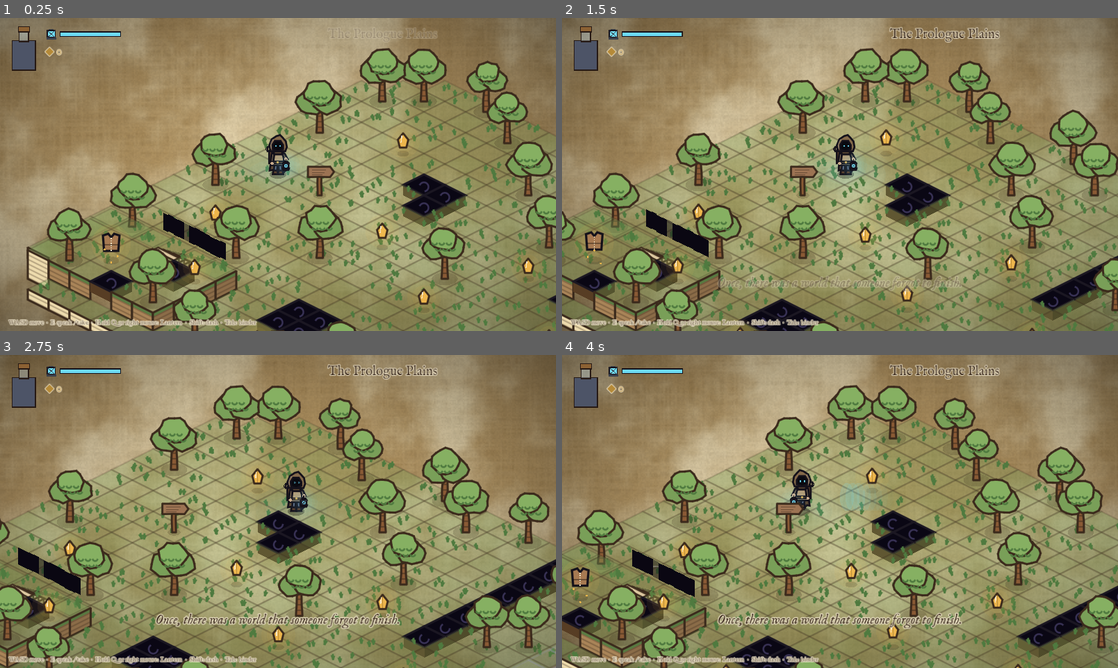
Above: before the commit, frames 1-4 (two rows, left to right).
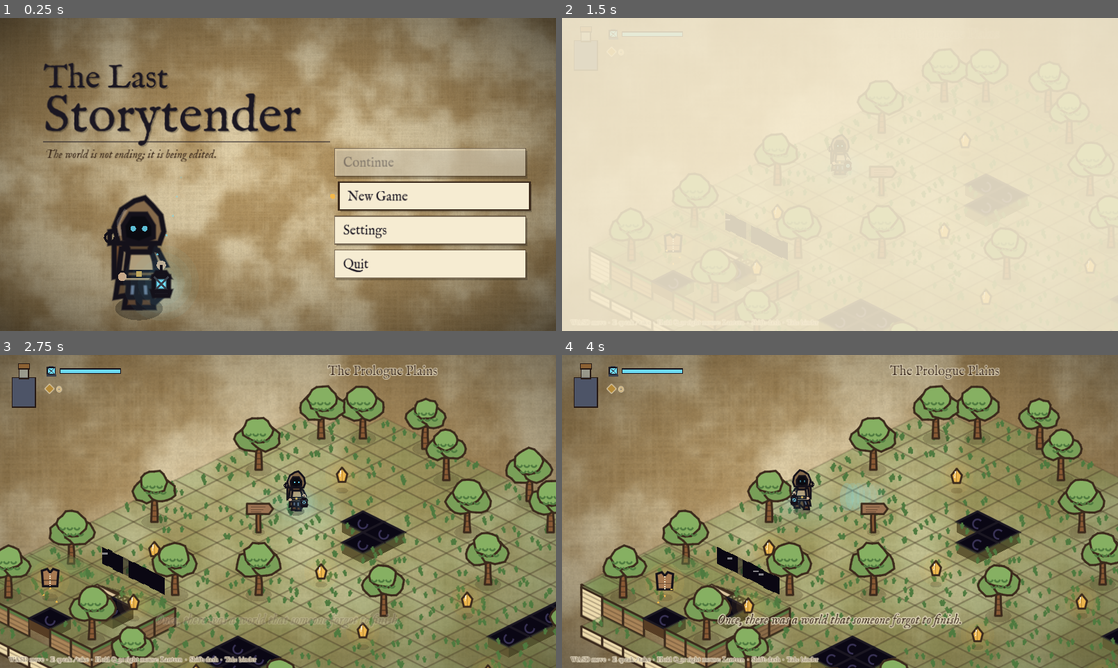
Above: after the commit, the same moments.

Repository: calebwilsonit-tech/The_Last_Storytender
Game: Godot game, scene res://scenes/title.tscn
Two runs of this game, one before a commit and one after it. Both use one fixed random seed, a clock stepped at 60 frames per second and the inputs below. Before the commit the project starts from res://scenes/main.tscn.
Inputs (mouse positions are in pixels of both pictures, inside the frame that each line leads up to):
- Up to frame 1 (0.25 s): no input
- Up to frame 2 (1.5 s): tap Enter (ui_accept) at 0.5, 0.77, 1.07 s; move the mouse to (962, 158) at 0.52 s; hold D (move_right) 0.53-1.25 s; hold E (interact) 0.53-1.25 s; click (962, 158) at 0.67 s; tap Q (lantern) at 0.8 s; drag from (728, 190) to (812, 237) at 1.27 s
- Up to frame 3 (2.75 s): move the mouse to (333, 442) at 2.02 s; hold D (move_right) from 2.03 s (still down); hold Enter (ui_accept) from 2.03 s (still down); click (333, 442) at 2.17 s; tap E (interact) at 2.3 s
- Up to frame 4 (4 s): release D (move_right) at 2.75 s; release Enter (ui_accept) at 2.75 s; drag from (812, 574) to (673, 464) at 2.77 s; move the mouse to (1006, 558) at 3.52 s; hold A (move_left) from 3.53 s (still down); hold Enter (ui_accept) from 3.53 s (still down); tap Shift (dash) at 3.6 s; click (1006, 558) at 3.67 s

The runs differ from the first frame. In frame 1, 66% of the frame differs, in the area x 0-100%, y 0-100%; in frame 2, 100%; in frame 3, 57%; in frame 4, 53%.

Commit message:
Title screen, pause menu, settings; difficulty chosen at New Game; WASD navigation in all menus
Co-Authored-By: Claude Sonnet 5.5 <noreply@anthropic.com>
Claude-Session: https://claude.ai/code/session_016gJ6h7fwHSB3wbPLZqVGQo

Diff:
--- a/project.godot
+++ b/project.godot
@@ -8,7 +8,7 @@
 
 config/name="The Last Storytender"
 config/description="A sentient doodle in the margins of an abandoned manuscript. The world is not ending; it is being edited."
-run/main_scene="res://scenes/main.tscn"
+run/main_scene="res://scenes/title.tscn"
 config/features=PackedStringArray("4.3", "GL Compatibility")
 
 [autoload]
@@ -17,6 +17,7 @@
 GameState="*res://scripts/game_state.gd"
 Transition="*res://scripts/transition.gd"
 Telemetry="*res://scripts/telemetry.gd"
+Settings="*res://scripts/settings.gd"
 
 [display]
 
--- /dev/null
+++ b/scenes/title.tscn
@@ -0,0 +1,6 @@
+[gd_scene load_steps=2 format=3]
+
+[ext_resource type="Script" path="res://scripts/title.gd" id="1"]
+
+[node name="Title" type="Node2D"]
+script = ExtResource("1")
--- a/scripts/dialogue_box.gd
+++ b/scripts/dialogue_box.gd
@@ -130,7 +130,7 @@
 		if i % 2 == 0 and plain[i - 1] != " ":
 			_audio.pitch_scale = randf_range(0.9, 1.15)
 			_audio.play()
-		await get_tree().create_timer(1.0 / CPS).timeout
+		await get_tree().create_timer(1.0 / Settings.dialogue_cps()).timeout
 	_text.visible_characters = -1
 	_typing = false
 	_waiting = true
--- a/scripts/game_state.gd
+++ b/scripts/game_state.gd
@@ -99,11 +99,12 @@
 func fall_damage() -> float:
 	return 8.0 if is_story() else 15.0
 
-func toggle_difficulty() -> void:
-	difficulty = "normal" if is_story() else "story"
-	inventory_changed.emit()
-	save_game()
-	Telemetry.log_event("difficulty", {"to": difficulty})
+## Begin a fresh save with the chosen difficulty (fixed for that save).
+func new_game(diff: String) -> void:
+	reset_all()
+	difficulty = diff
+	save_game()
+	Telemetry.log_event("new_game", {"difficulty": diff})
 
 # --- Items ---------------------------------------------------------------------------------
 func count(id: String) -> int:
--- a/scripts/inventory_screen.gd
+++ b/scripts/inventory_screen.gd
@@ -19,7 +19,6 @@
 var _hover := -1
 var _buttons: Array[Dictionary] = []   # {rect, label, act}
 var _slot_rects := {}                   # "binding"/"amulet" -> Rect2
-var _diff_rect := Rect2()
 var _font: Font
 var _ital: Font
 
@@ -92,21 +91,13 @@
 		get_viewport().set_input_as_handled()
 		close()
 		return
-	if event.is_action_pressed("ui_right"):
-		_move(1, 0)
-	elif event.is_action_pressed("ui_left"):
-		_move(-1, 0)
-	elif event.is_action_pressed("ui_down"):
-		_move(0, 1)
-	elif event.is_action_pressed("ui_up"):
-		_move(0, -1)
-	elif event.is_action_pressed("ui_accept") or event.is_action_pressed("interact"):
+	var d := MenuInput.nav(event)
+	if d != Vector2i.ZERO:
+		_move(d.x, d.y)
+	elif MenuInput.accept(event):
 		_primary()
 	elif event is InputEventKey and event.pressed and event.keycode == KEY_Q:
 		_set_quick()
-	elif event is InputEventKey and event.pressed and event.keycode == KEY_D:
-		GameState.toggle_difficulty()
-		_view.queue_redraw()
 	else:
 		return
 	get_viewport().set_input_as_handled()
@@ -154,10 +145,6 @@
 			if i == _sel:
 				_primary()
 			_sel = i
-			_view.queue_redraw()
-			return
-		if _diff_rect.has_point(event.position):
-			GameState.toggle_difficulty()
 			_view.queue_redraw()
 			return
 		for b in _buttons:
@@ -226,7 +213,7 @@
 		v.draw_arc(Vector2(640, ry), 15.0, 0.0, TAU, 18, Color("9aa0ad"), 5.0, true)
 	_paint_left()
 	_paint_right()
-	_txt("Tab / Esc close   ·   arrows or mouse   ·   Enter use / equip   ·   Q set quick-use (F)", Vector2(90, 678), 16, Color("d8c8a8"))
+	_txt("Tab / Esc close   ·   WASD, arrows or mouse   ·   Enter use / equip   ·   Q set quick-use (F)", Vector2(90, 678), 16, Color("d8c8a8"))
 
 func _paint_left() -> void:
 	var ink := Palette.INK
@@ -261,12 +248,8 @@
 	]
 	for i in lines.size():
 		_txt(lines[i], Vector2(108, 546 + i * 24), 18, Color(ink, 0.9))
-	# Difficulty: Story is gentle (no death penalty); Normal asks you to take care.
-	_diff_rect = Rect2(372, 548, 220, 32)
-	_view.draw_rect(_diff_rect, Palette.INK_BROWN)
-	_view.draw_rect(_diff_rect, Palette.INK, false, 2.0)
-	_txt("Difficulty: %s" % ("Story" if GameState.is_story() else "Normal"), Vector2(384, 570), 19, Palette.PAPER_LIGHT)
-	_wrap("Story: gentler, no penalty for crumpling." if GameState.is_story() else "Normal: crumpling costs Mnemosynth and restarts the room.  (D)", Vector2(372, 598), 220.0, 13, Color(Palette.INK, 0.65), true)
+	# Difficulty is chosen at New Game and fixed for the save; shown here for reference.
+	_txt("Difficulty:  %s" % ("Story" if GameState.is_story() else "Normal"), Vector2(372, 570), 18, Color(Palette.INK, 0.7))
 	_txt("Layer 0 · The Sketch      Layer 2 · Bindings      Layer 4 · Tools", Vector2(108, 648), 14, Color(ink, 0.45), true)
 
 func _pct(x: float) -> String:
--- a/scripts/level_base.gd
+++ b/scripts/level_base.gd
@@ -19,6 +19,7 @@
 var _hud: Hud
 var _dialogue: DialogueBox
 var _inventory: InventoryScreen
+var _pause: PauseMenu
 
 var _start := Vector2.ZERO
 var _map_start := Vector2.ZERO     # the map's own start cell, ignoring return-spawn overrides
@@ -237,6 +238,8 @@
 	add_child(_dialogue)
 	_inventory = InventoryScreen.new()
 	add_child(_inventory)
+	_pause = PauseMenu.new()
+	add_child(_pause)
 	_inventory.use_requested.connect(use_item)
 	GameState.inventory_changed.connect(_on_inventory_changed)
 	_on_inventory_changed()
@@ -266,6 +269,8 @@
 	_camera.offset = off
 
 func camera_shake(duration: float = 0.4, mag: float = 6.0) -> void:
+	if not Settings.screen_shake:
+		return
 	_shake = duration
 	_shake_mag = mag
 
@@ -431,6 +436,9 @@
 		GameState.reset_all()
 		get_tree().change_scene_to_file("res://scenes/main.tscn")
 		return
+	if event.is_action_pressed("ui_cancel") and not GameState.in_dialogue and not _inventory.is_open() and not _pause.is_open():
+		_pause.open()
+		return
 	if event.is_action_pressed("inventory") and not _busy and not GameState.in_dialogue and not _player.is_falling:
 		_inventory.open()
 		return
--- /dev/null
+++ b/scripts/menu_column.gd
@@ -0,0 +1,101 @@
+class_name MenuColumn
+extends Control
+## A vertical list of parchment buttons with keyboard (WASD / arrows), mouse and
+## gamepad support. Items: {"id": String, "label": String, "desc": String (optional),
+## "enabled": bool (optional)}. Emits `chosen(id)`.
+
+signal chosen(id: String)
+
+var items: Array[Dictionary] = []
+var selected := 0
+var item_size := Vector2(380, 64)
+var gap := 14.0
+var font_size := 30
+var _font: Font
+var _ital: Font
+var _hover := -1
+var _rects: Array[Rect2] = []
+var desc_height := 92.0
+
+func _ready() -> void:
+	process_mode = Node.PROCESS_MODE_ALWAYS
+	mouse_filter = Control.MOUSE_FILTER_STOP
+	_font = ThemeDB.get_default_theme().default_font
+	_ital = load("res://assets/fonts/IMFellEnglish-Italic.ttf")
+
+func set_items(list: Array[Dictionary]) -> void:
+	items = list
+	selected = 0
+	while selected < items.size() - 1 and not items[selected].get("enabled", true):
+		selected += 1
+	_rects.clear()
+	var y := 0.0
+	for it in items:
+		var h: float = desc_height if it.get("desc", "") != "" else item_size.y
+		_rects.append(Rect2(Vector2(0, y), Vector2(item_size.x, h)))
+		y += h + gap
+	size = Vector2(item_size.x, y)
+	queue_redraw()
+
+func _rect(i: int) -> Rect2:
+	return _rects[i]
+
+func _unhandled_input(event: InputEvent) -> void:
+	if not is_visible_in_tree() or items.is_empty():
+		return
+	var d := MenuInput.nav(event)
+	if d.y != 0:
+		_step(d.y)
+		get_viewport().set_input_as_handled()
+	elif MenuInput.accept(event):
+		_choose(selected)
+		get_viewport().set_input_as_handled()
+
+func _step(dir: int) -> void:
+	var n := items.size()
+	for k in n:
+		selected = (selected + dir + n) % n
+		if items[selected].get("enabled", true):
+			break
+	queue_redraw()
+
+func _choose(i: int) -> void:
+	if i >= 0 and i < items.size() and items[i].get("enabled", true):
+		chosen.emit(items[i]["id"])
+
+func _gui_input(event: InputEvent) -> void:
+	if event is InputEventMouseMotion:
+		var h := -1
+		for i in items.size():
+			if _rect(i).has_point(event.position):
+				h = i
+		if h != _hover:
+			_hover = h
+			if h >= 0 and items[h].get("enabled", true):
+				selected = h
+			queue_redraw()
+	elif event is InputEventMouseButton and event.pressed and event.button_index == MOUSE_BUTTON_LEFT:
+		for i in items.size():
+			if _rect(i).has_point(event.position):
+				selected = i
+				_choose(i)
+
+func _draw() -> void:
+	for i in items.size():
+		var it := items[i]
+		var r := _rect(i)
+		var on: bool = it.get("enabled", true)
+		var sel := i == selected
+		if sel:
+			r.position.x += 10.0
+		draw_rect(Rect2(r.position + Vector2(4, 5), r.size), Color(0, 0, 0, 0.22))
+		draw_rect(r, Palette.PAPER_LIGHT if on else Color(Palette.PAPER_LIGHT, 0.55))
+		draw_rect(r, Palette.INK_BROWN if sel else Color(Palette.INK_BROWN, 0.6), false, 4.0 if sel else 2.2)
+		var col := Palette.INK if on else Color(Palette.INK, 0.4)
+		var has_desc: bool = it.get("desc", "") != ""
+		var base_y := r.position.y + (32.0 if has_desc else r.size.y * 0.5 + 10.0)
+		draw_string(_font, Vector2(r.position.x + 20, base_y), it["label"], HORIZONTAL_ALIGNMENT_LEFT, -1.0, font_size, col)
+		if has_desc:
+			draw_multiline_string(_ital, Vector2(r.position.x + 20, base_y + 24.0), it["desc"], HORIZONTAL_ALIGNMENT_LEFT, r.size.x - 36.0, 17, 2, Color(Palette.INK, 0.65 if on else 0.3))
+		if sel:
+			draw_circle(Vector2(r.position.x - 14.0, r.position.y + r.size.y * 0.5), 6.0, Palette.GOLD)
--- /dev/null
+++ b/scripts/menu_input.gd
@@ -0,0 +1,21 @@
+class_name MenuInput
+extends RefCounted
+## One place that decides what counts as "up / down / left / right / accept / back"
+## in menus: WASD, arrow keys and gamepad all work.
+
+static func nav(event: InputEvent) -> Vector2i:
+	if event.is_action_pressed("move_up") or event.is_action_pressed("ui_up"):
+		return Vector2i(0, -1)
+	if event.is_action_pressed("move_down") or event.is_action_pressed("ui_down"):
+		return Vector2i(0, 1)
+	if event.is_action_pressed("move_left") or event.is_action_pressed("ui_left"):
+		return Vector2i(-1, 0)
+	if event.is_action_pressed("move_right") or event.is_action_pressed("ui_right"):
+		return Vector2i(1, 0)
+	return Vector2i.ZERO
+
+static func accept(event: InputEvent) -> bool:
+	return event.is_action_pressed("interact") or event.is_action_pressed("ui_accept")
+
+static func back(event: InputEvent) -> bool:
+	return event.is_action_pressed("ui_cancel")
--- /dev/null
+++ b/scripts/pause_menu.gd
@@ -0,0 +1,69 @@
+class_name PauseMenu
+extends CanvasLayer
+## Esc in game: Resume, Settings, Save and return to the title, Quit.
+
+var _menu: MenuColumn
+var _settings: SettingsPanel
+var _view: Control
+
+func _ready() -> void:
+	layer = 60
+	visible = false
+	process_mode = Node.PROCESS_MODE_ALWAYS
+	_view = Control.new()
+	_view.set_anchors_preset(Control.PRESET_FULL_RECT)
+	_view.mouse_filter = Control.MOUSE_FILTER_STOP
+	add_child(_view)
+	_view.draw.connect(_paint)
+	_menu = MenuColumn.new()
+	_menu.position = Vector2(450, 250)
+	_view.add_child(_menu)
+	_menu.set_items([
+		{"id": "resume", "label": "Resume"},
+		{"id": "settings", "label": "Settings"},
+		{"id": "title", "label": "Save and return to title"},
+		{"id": "quit", "label": "Quit game"},
+	])
+	_menu.chosen.connect(_on_chosen)
+	_settings = SettingsPanel.new()
+	add_child(_settings)
+	_settings.closed.connect(func(): _view.show())
+
+func _paint() -> void:
+	_view.draw_rect(Rect2(Vector2.ZERO, Vector2(1280, 720)), Color(0.02, 0.02, 0.05, 0.6))
+	var font := ThemeDB.get_default_theme().default_font
+	_view.draw_string(font, Vector2(480, 200), "Paused", HORIZONTAL_ALIGNMENT_LEFT, -1.0, 64, Palette.PAPER_LIGHT)
+
+func is_open() -> bool:
+	return visible
+
+func open() -> void:
+	visible = true
+	_view.show()
+	get_tree().paused = true
+
+func close() -> void:
+	visible = false
+	get_tree().paused = false
+
+func _unhandled_input(event: InputEvent) -> void:
+	if visible and not _settings.visible and MenuInput.back(event):
+		get_viewport().set_input_as_handled()
+		close()
+
+func _on_chosen(id: String) -> void:
+	match id:
+		"resume":
+			close()
+		"settings":
+			_view.hide()
+			_settings.open()
+		"title":
+			GameState.save_game()
+			Telemetry.flush()
+			close()
+			Transition.go("res://scenes/title.tscn")
+		"quit":
+			GameState.save_game()
+			Telemetry.flush()
+			get_tree().quit()
--- /dev/null
+++ b/scripts/settings.gd
@@ -0,0 +1,48 @@
+extends Node
+## Player preferences (autoload as Settings). Stored separately from the save game.
+
+const PATH := "user://settings.json"
+
+var master_volume := 0.8
+var fullscreen := false
+var screen_shake := true
+var dialogue_speed := 1          # 0 slow, 1 normal, 2 fast
+var playtest_log := true
+
+const DIALOGUE_CPS := [26.0, 42.0, 80.0]
+
+func _ready() -> void:
+	process_mode = Node.PROCESS_MODE_ALWAYS
+	load_settings()
+	apply()
+
+func dialogue_cps() -> float:
+	return DIALOGUE_CPS[clampi(dialogue_speed, 0, 2)]
+
+func apply() -> void:
+	AudioServer.set_bus_volume_db(0, linear_to_db(maxf(master_volume, 0.0001)))
+	if DisplayServer.get_name() != "headless":
+		DisplayServer.window_set_mode(DisplayServer.WINDOW_MODE_FULLSCREEN if fullscreen else DisplayServer.WINDOW_MODE_WINDOWED)
+	# Tests and headless runs keep the log off via the environment variable.
+	if OS.get_environment("STORYTENDER_NOSAVE") == "":
+		Telemetry.enabled = playtest_log
+
+func save_settings() -> void:
+	var f := FileAccess.open(PATH, FileAccess.WRITE)
+	if f:
+		f.store_string(JSON.stringify({
+			"master_volume": master_volume, "fullscreen": fullscreen, "screen_shake": screen_shake,
+			"dialogue_speed": dialogue_speed, "playtest_log": playtest_log,
+		}))
+
+func load_settings() -> void:
+	if not FileAccess.file_exists(PATH):
+		return
+	var data = JSON.parse_string(FileAccess.get_file_as_string(PATH))
+	if typeof(data) != TYPE_DICTIONARY:
+		return
+	master_volume = float(data.get("master_volume", master_volume))
+	fullscreen = bool(data.get("fullscreen", fullscreen))
+	screen_shake = bool(data.get("screen_shake", screen_shake))
+	dialogue_speed = int(data.get("dialogue_speed", dialogue_speed))
+	playtest_log = bool(data.get("playtest_log", playtest_log))
--- /dev/null
+++ b/scripts/settings_panel.gd
@@ -0,0 +1,165 @@
+class_name SettingsPanel
+extends Control
+## The Settings page, shared by the title screen and the pause menu.
+## Up/Down (W/S) pick a row; Left/Right (A/D) adjust it; Enter toggles; Esc goes back.
+
+signal closed
+
+var _row := 0
+var _font: Font
+var _ital: Font
+var _bar_rects: Array[Rect2] = []
+var _rows := ["volume", "fullscreen", "shake", "dialogue", "log", "difficulty", "back"]
+
+const PANEL := Rect2(310, 80, 660, 560)
+
+func _ready() -> void:
+	process_mode = Node.PROCESS_MODE_ALWAYS
+	set_anchors_preset(Control.PRESET_FULL_RECT)
+	mouse_filter = Control.MOUSE_FILTER_STOP
+	visible = false
+	_font = ThemeDB.get_default_theme().default_font
+	_ital = load("res://assets/fonts/IMFellEnglish-Italic.ttf")
+
+func open() -> void:
+	_row = 0
+	visible = true
+	queue_redraw()
+
+func close() -> void:
+	visible = false
+	Settings.save_settings()
+	closed.emit()
+
+func _row_y(i: int) -> float:
+	var extra := 22.0 if _rows[i] == "back" else 0.0   # a little air before Back
+	return PANEL.position.y + 130.0 + i * 56.0 + extra
+
+func _unhandled_input(event: InputEvent) -> void:
+	if not visible:
+		return
+	if MenuInput.back(event):
+		get_viewport().set_input_as_handled()
+		close()
+		return
+	var d := MenuInput.nav(event)
+	if d.y != 0:
+		_row = (_row + d.y + _rows.size()) % _rows.size()
+		queue_redraw()
+	elif d.x != 0:
+		_adjust(d.x)
+	elif MenuInput.accept(event):
+		_activate()
+	else:
+		return
+	get_viewport().set_input_as_handled()
+
+func _adjust(dir: int) -> void:
+	match _rows[_row]:
+		"volume":
+			Settings.master_volume = clampf(Settings.master_volume + dir * 0.1, 0.0, 1.0)
+		"fullscreen":
+			Settings.fullscreen = not Settings.fullscreen
+		"shake":
+			Settings.screen_shake = not Settings.screen_shake
+		"dialogue":
+			Settings.dialogue_speed = clampi(Settings.dialogue_speed + dir, 0, 2)
+		"log":
+			Settings.playtest_log = not Settings.playtest_log
+	Settings.apply()
+	queue_redraw()
+
+func _activate() -> void:
+	match _rows[_row]:
+		"back":
+			close()
+		"dialogue":
+			Settings.dialogue_speed = (Settings.dialogue_speed + 1) % 3
+			Settings.apply()
+		"volume", "difficulty":
+			pass
+		_:
+			_adjust(1)
+	queue_redraw()
+
+func _gui_input(event: InputEvent) -> void:
+	if event is InputEventMouseMotion:
+		for i in _rows.size():
+			if absf(event.position.y - (_row_y(i) - 10.0)) < 26.0 and event.position.x > PANEL.position.x and event.position.x < PANEL.end.x:
+				if _row != i:
+					_row = i
+					queue_redraw()
+	elif event is InputEventMouseButton and event.pressed and event.button_index == MOUSE_BUTTON_LEFT:
+		for i in _rows.size():
+			if absf(event.position.y - (_row_y(i) - 10.0)) < 26.0 and event.position.x > PANEL.position.x and event.position.x < PANEL.end.x:
+				_row = i
+				if _rows[i] == "volume":
+					var bar := Rect2(740, _row_y(i) - 18.0, 160, 22)
+					Settings.master_volume = clampf((event.position.x - bar.position.x) / bar.size.x, 0.0, 1.0)
+					Settings.apply()
+				else:
+					_activate()
+				queue_redraw()
+
+func _toggle_text(on: bool) -> String:
+	return "ON" if on else "OFF"
+
+func _draw() -> void:
+	draw_rect(Rect2(Vector2.ZERO, Vector2(1280, 720)), Color(0.02, 0.02, 0.05, 0.6))
+	var sb := StyleBoxFlat.new()
+	sb.bg_color = Palette.PAPER_LIGHT
+	sb.border_color = Palette.INK_BROWN
+	sb.set_border_width_all(5)
+	sb.set_corner_radius_all(14)
+	sb.shadow_color = Color(0, 0, 0, 0.45)
+	sb.shadow_size = 12
+	draw_style_box(sb, PANEL)
+	draw_string(_font, PANEL.position + Vector2(40, 66), "Settings", HORIZONTAL_ALIGNMENT_LEFT, -1.0, 44, Palette.INK)
+	draw_line(PANEL.position + Vector2(40, 80), PANEL.position + Vector2(PANEL.size.x - 40, 80), Color(Palette.INK, 0.5), 2.0)
+	for i in _rows.size():
+		_draw_row(i)
+
+func _draw_row(i: int) -> void:
+	var id: String = _rows[i]
+	var y := _row_y(i)
+	var sel := i == _row
+	var x0 := PANEL.position.x + 40.0
+	if sel:
+		draw_rect(Rect2(x0 - 14.0, y - 34.0, PANEL.size.x - 52.0, 48.0), Color(Palette.GOLD, 0.22))
+		draw_circle(Vector2(x0 - 4.0, y - 10.0), 5.0, Palette.GOLD)
+	var label := ""
+	match id:
+		"volume": label = "Master volume"
+		"fullscreen": label = "Fullscreen"
+		"shake": label = "Screen shake"
+		"dialogue": label = "Dialogue speed"
+		"log": label = "Playtest log (F10 saves a report)"
+		"difficulty": label = "Difficulty"
+		"back": label = "Back"
+	draw_string(_font, Vector2(x0 + 12.0, y), label, HORIZONTAL_ALIGNMENT_LEFT, -1.0, 24, Palette.INK)
+	var vx := 740.0
+	match id:
+		"volume":
+			var bar := Rect2(vx, y - 18.0, 160, 22)
+			draw_rect(bar, Color(0, 0, 0, 0.15))
+			draw_rect(Rect2(bar.position, Vector2(bar.size.x * Settings.master_volume, bar.size.y)), Palette.CYAN_DEEP)
+			draw_rect(bar, Palette.INK, false, 2.0)
+			draw_string(_font, Vector2(vx + 170.0, y), "%d%%" % int(round(Settings.master_volume * 100.0)), HORIZONTAL_ALIGNMENT_LEFT, -1.0, 20, Palette.INK)
+		"fullscreen":
+			_pill(vx, y, _toggle_text(Settings.fullscreen), Settings.fullscreen)
+		"shake":
+			_pill(vx, y, _toggle_text(Settings.screen_shake), Settings.screen_shake)
+		"log":
+			_pill(vx, y, _toggle_text(Settings.playtest_log), Settings.playtest_log)
+		"dialogue":
+			var names := ["Slow", "Normal", "Fast"]
+			draw_string(_font, Vector2(vx, y), "◂  %s  ▸" % names[Settings.dialogue_speed], HORIZONTAL_ALIGNMENT_LEFT, -1.0, 22, Palette.INK)
+		"difficulty":
+			draw_string(_font, Vector2(vx, y), "Story" if GameState.is_story() else "Normal", HORIZONTAL_ALIGNMENT_LEFT, -1.0, 24, Palette.INK_BROWN)
+			draw_string(_ital, Vector2(x0 + 12.0, y + 22.0), "Chosen when you start a New Game, and fixed for that save.", HORIZONTAL_ALIGNMENT_LEFT, -1.0, 16, Color(Palette.INK, 0.6))
+
+func _pill(x: float, y: float, text: String, on: bool) -> void:
+	var r := Rect2(x, y - 22.0, 78, 30)
+	draw_rect(r, Palette.GRASS_DARK if on else Color(Palette.INK, 0.25))
+	draw_rect(r, Palette.INK, false, 2.0)
+	draw_string(_font, Vector2(x + 14.0, y), text, HORIZONTAL_ALIGNMENT_LEFT, -1.0, 20, Palette.PAPER_LIGHT)
--- /dev/null
+++ b/scripts/title.gd
@@ -0,0 +1,128 @@
+extends Node2D
+## The title screen: Continue / New Game / Settings / Quit. New Game asks for a
+## difficulty, which is then fixed for that save.
+
+const GAME_SCENE := "res://scenes/main.tscn"
+const PARCHMENT := preload("res://shaders/parchment.gdshader")
+
+var _menu: MenuColumn
+var _settings: SettingsPanel
+var _view: Control
+var _mode := "main"
+var _t := 0.0
+var _doll: Player
+
+func _ready() -> void:
+	get_tree().paused = false
+	GameState.in_dialogue = false
+	var bg := CanvasLayer.new()
+	bg.layer = -10
+	add_child(bg)
+	var paper := ColorRect.new()
+	paper.set_anchors_preset(Control.PRESET_FULL_RECT)
+	var mat := ShaderMaterial.new()
+	mat.shader = PARCHMENT
+	mat.set_shader_parameter("screen_size", Vector2(1280, 720))
+	mat.set_shader_parameter("vignette", 0.6)
+	paper.material = mat
+	bg.add_child(paper)
+	# The Storytender, lantern lit, waiting.
+	_doll = Player.new()
+	_doll.preview = true
+	_doll.position = Vector2(320, 668)
+	_doll.scale = Vector2(4.2, 4.2)
+	add_child(_doll)
+	var ui := CanvasLayer.new()
+	ui.layer = 5
+	add_child(ui)
+	_view = Control.new()
+	_view.set_anchors_preset(Control.PRESET_FULL_RECT)
+	_view.mouse_filter = Control.MOUSE_FILTER_IGNORE
+	ui.add_child(_view)
+	_view.draw.connect(_paint)
+	_menu = MenuColumn.new()
+	_menu.position = Vector2(770, 300)
+	_menu.item_size = Vector2(440, 64)
+	_view.add_child(_menu)
+	_menu.chosen.connect(_on_chosen)
+	_settings = SettingsPanel.new()
+	ui.add_child(_settings)
+	_settings.closed.connect(func(): _view.show(); _menu.show())
+	_show_main()
+
+func _process(delta: float) -> void:
+	_t += delta
+	_view.queue_redraw()
+
+func _has_save() -> bool:
+	return FileAccess.file_exists(GameState.SAVE_PATH)
+
+func _show_main() -> void:
+	_mode = "main"
+	_menu.set_items([
+		{"id": "continue", "label": "Continue", "enabled": _has_save()},
+		{"id": "new", "label": "New Game"},
+		{"id": "settings", "label": "Settings"},
+		{"id": "quit", "label": "Quit"},
+	])
+
+func _show_confirm() -> void:
+	_mode = "confirm"
+	_menu.set_items([
+		{"id": "confirm_new", "label": "Yes, begin again", "desc": "Your current save will be erased."},
+		{"id": "back", "label": "Cancel"},
+	])
+
+func _show_difficulty() -> void:
+	_mode = "difficulty"
+	_menu.set_items([
+		{"id": "story", "label": "Story", "desc": "Gentler. Enemies hit softer; crumpling costs nothing."},
+		{"id": "normal", "label": "Normal", "desc": "The intended game. Crumpling costs Mnemosynth and restarts the room."},
+		{"id": "back", "label": "Back"},
+	])
+
+func _on_chosen(id: String) -> void:
+	match id:
+		"continue":
+			Transition.go(GAME_SCENE)
+		"new":
+			if _has_save():
+				_show_confirm()
+			else:
+				_show_difficulty()
+		"confirm_new":
+			_show_difficulty()
+		"story", "normal":
+			GameState.new_game(id)
+			Transition.go(GAME_SCENE)
+		"back":
+			_show_main()
+		"settings":
+			_view.hide()
+			_menu.hide()
+			_settings.open()
+		"quit":
+			get_tree().quit()
+
+func _paint() -> void:
+	var font := ThemeDB.get_default_theme().default_font
+	var ital := load("res://assets/fonts/IMFellEnglish-Italic.ttf") as Font
+	var ink := Palette.INK
+	# Title.
+	_view.draw_string(font, Vector2(103, 163), "The Last", HORIZONTAL_ALIGNMENT_LEFT, -1.0, 76, Color(0, 0, 0, 0.25))
+	_view.draw_string(font, Vector2(100, 160), "The Last", HORIZONTAL_ALIGNMENT_LEFT, -1.0, 76, ink)
+	_view.draw_string(font, Vector2(103, 263), "Storytender", HORIZONTAL_ALIGNMENT_LEFT, -1.0, 120, Color(0, 0, 0, 0.25))
+	_view.draw_string(font, Vector2(100, 260), "Storytender", HORIZONTAL_ALIGNMENT_LEFT, -1.0, 120, ink)
+	_view.draw_line(Vector2(100, 285), Vector2(760, 285), Color(ink, 0.5), 3.0)
+	_view.draw_string(ital, Vector2(104, 322), "The world is not ending; it is being edited.", HORIZONTAL_ALIGNMENT_LEFT, -1.0, 26, Palette.INK_BROWN)
+	# Mode header.
+	match _mode:
+		"confirm":
+			_view.draw_string(font, Vector2(770, 262), "Begin a new story?", HORIZONTAL_ALIGNMENT_LEFT, -1.0, 28, ink)
+		"difficulty":
+			_view.draw_string(font, Vector2(770, 240), "How should the story treat you?", HORIZONTAL_ALIGNMENT_LEFT, -1.0, 28, ink)
+			_view.draw_string(ital, Vector2(770, 268), "This is fixed for the save you are about to begin.", HORIZONTAL_ALIGNMENT_LEFT, -1.0, 18, Palette.INK_BROWN)
+	# Lantern motes drifting up beside the Storytender.
+	for i in 6:
+		var ph := fmod(_t * 0.25 + i * 0.17, 1.0)
+		_view.draw_circle(Vector2(360 + i * 16.0 + sin(_t + i) * 8.0, 560 - ph * 260.0), 2.4, Color(Palette.CYAN, (1.0 - ph) * 0.8))
Not shown, changed: docs/GDD.md
